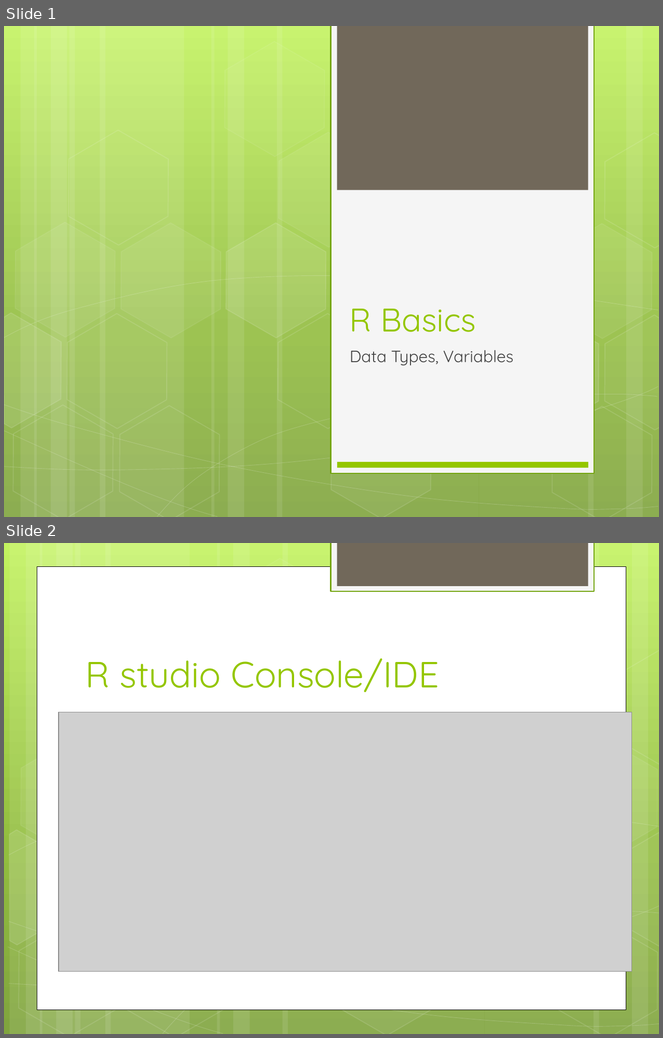
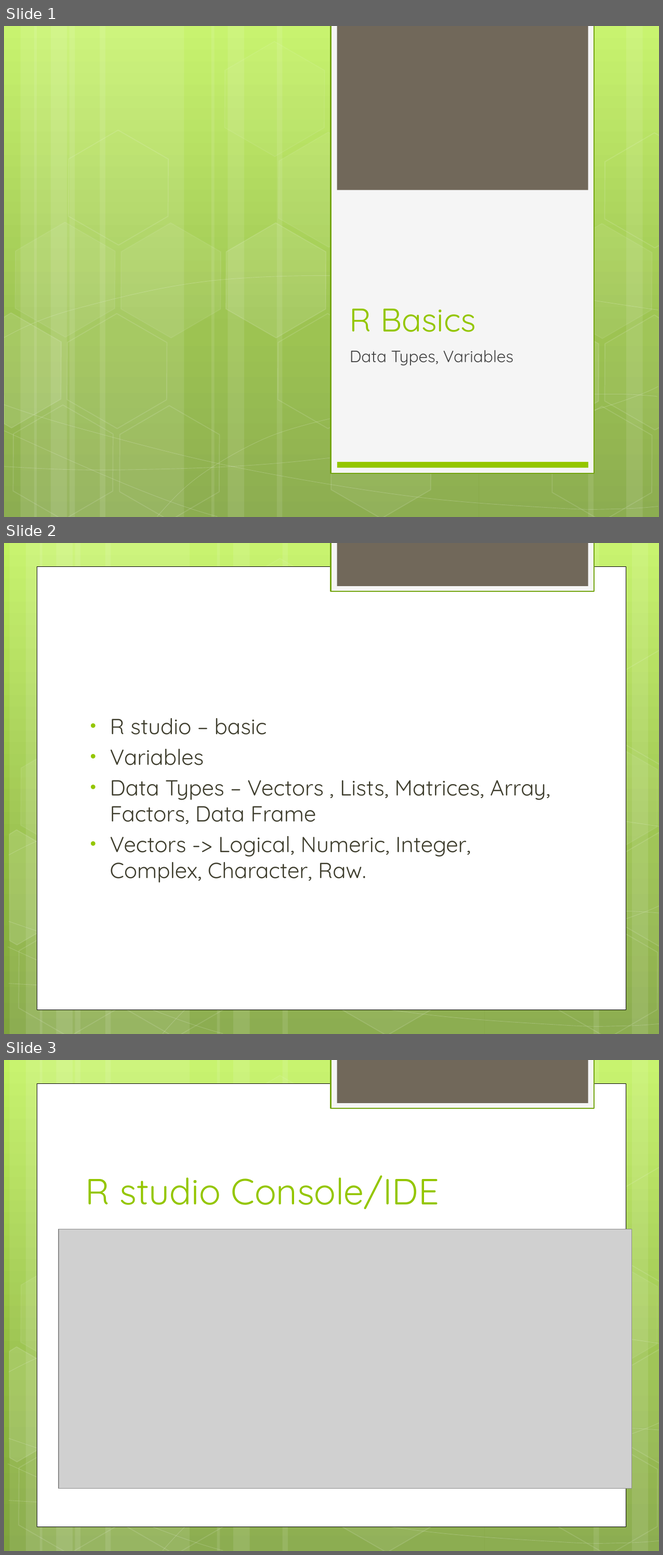
Before and after one commit to gpavankumar1974/Rnotes, a slide deck: RBasics/R Basics 3.pptx. Shown one above the other, each under a label of ours: slides 1 and 2 before the commit, slides 1, 2 and 3 after it. The pictures are 663x1038 and 663x1555 pixels, drawn with LibreOffice and Linux fonts; fonts in the diff are those of the drawing; grey boxes stand for pictures. Boxes give left, top, right and bottom in pixels: in the first picture for what was removed or moved away, otherwise in the second. Text is boxed around its words. In the diff, an @@ line names an element or a change of style, - is before the commit and + after.

Commit message:
basic

```diff
--- a/RBasics/R Basics 3.pptx
+++ b/RBasics/R Basics 3.pptx
@@ slide 2 added at [4,543,659,1034], background gradient #C3F35F to #93BF3F to #81A53E; not listed: 30 template elements that a slide beside it also shows @@
@@ text added at [110,718,551,883], 24 pt, text #3E3D2D @@
+• R studio – basic
+• Variables
+• Data Types – Vectors , Lists, Matrices, Array, Factors, Data Frame
+• Vectors -> Logical, Numeric, Integer, Complex, Character, Raw.
@@ hexagon added at [480,818,629,962], fill #FFFFFF at 10% opacity, outline #FFFFFF 1 pt @@
@@ what was slide 2 is now slide 3 @@
```
